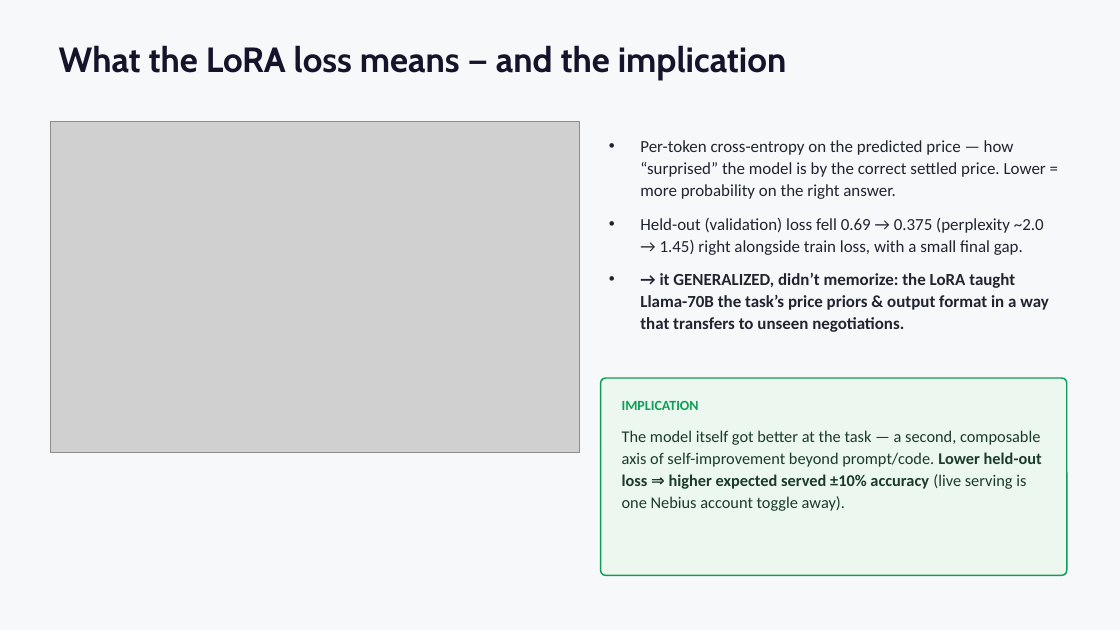
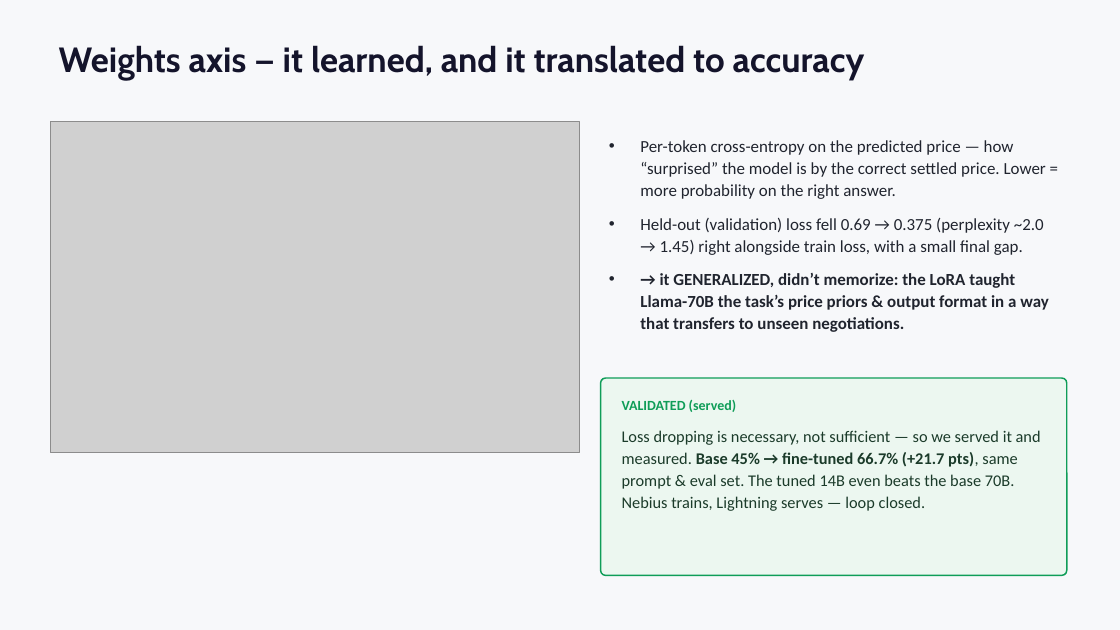
Before and after one commit to Leapfrogger-ai/oss-sia-haggle, a slide deck: slide 3 of demo/Haggle_SIA_Nebius.pptx. Drawn at 1120x630 pixels with LibreOffice and Linux fonts; fonts in the diff are those of the drawing; grey boxes stand for pictures. Boxes give left, top, right and bottom in pixels: in the first picture for what was removed or moved away, otherwise in the second. Text is boxed around its words. In the diff, an @@ line names an element or a change of style, - is before the commit and + after.

```diff
--- a/demo/Haggle_SIA_Nebius.pptx
+++ b/demo/Haggle_SIA_Nebius.pptx
@@ text at <box>59,45,865,81</box>: text changed @@
-What the LoRA loss means — and the implication
+Weights axis — it learned, and it translated to accuracy
@@ text at <box>622,400,736,412</box>: text changed @@
-IMPLICATION
+VALIDATED (served)
@@ text at <box>622,430,1041,511</box>: text changed @@
-The model itself got better at the task — a second, composable axis of self-improvement beyond prompt/code. Lower held-out loss ⇒ higher expected served ±10% accuracy (live serving is one Nebius account toggle away).
+Loss dropping is necessary, not sufficient — so we served it and measured. Base 45% → fine-tuned 66.7% (+21.7 pts), same prompt & eval set. The tuned 14B even beats the base 70B. Nebius trains, Lightning serves — loop closed.
```
Also in this commit, not shown: 2 other slides changed, 4 other files.
